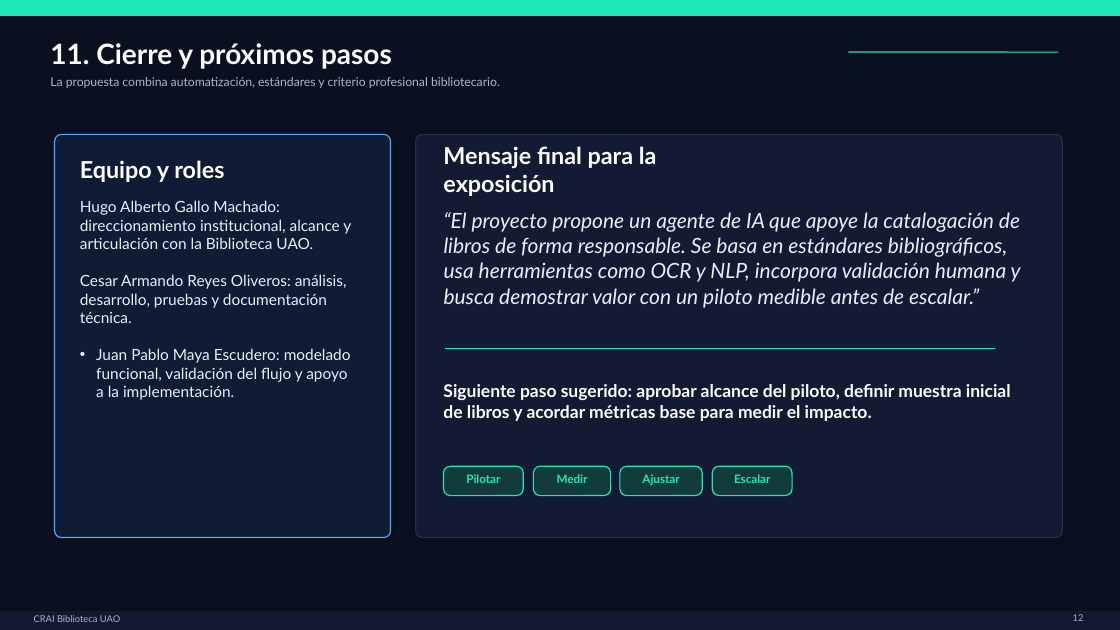
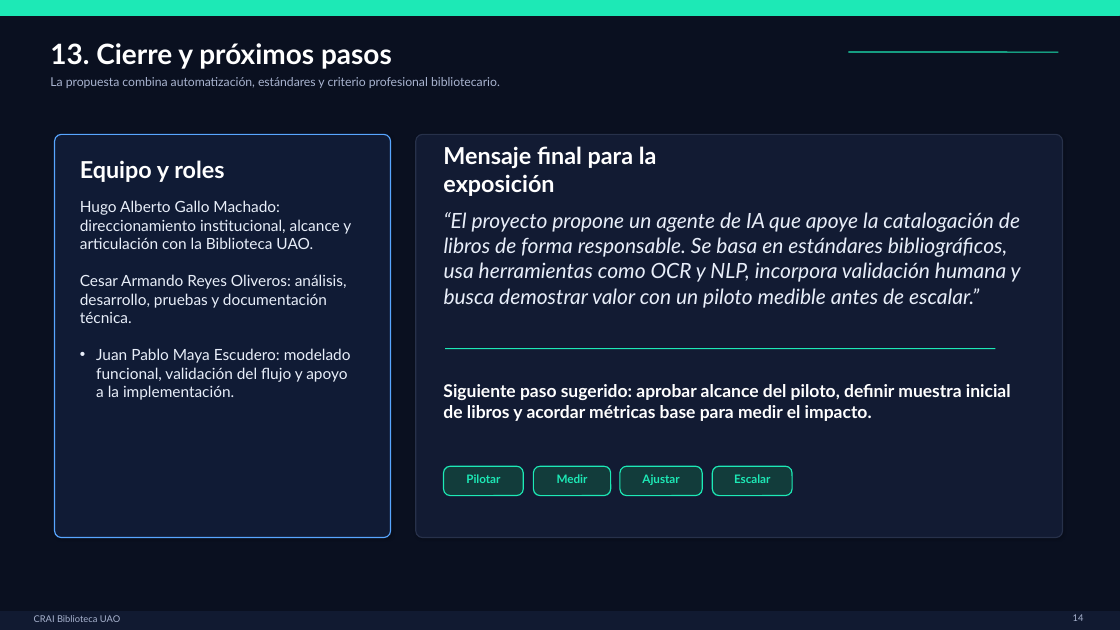
Before and after one commit to caesar-dat-com/ia-biblioteca-uao, a slide deck: slide 14 of Agente_IA_Biblioteca_UAO_empresarial_v2.pptx (slide 12 before the commit). Drawn at 1120x630 pixels with LibreOffice and Linux fonts; fonts in the diff are those of the drawing. Boxes give left, top, right and bottom in pixels: in the first picture for what was removed or moved away, otherwise in the second. Text is boxed around its words. In the diff, an @@ line names an element or a change of style, - is before the commit and + after.

```diff
--- a/Agente_IA_Biblioteca_UAO_empresarial_v2.pptx
+++ b/Agente_IA_Biblioteca_UAO_empresarial_v2.pptx
@@ text at [50,43,392,69]: text changed @@
-11. Cierre y próximos pasos
+13. Cierre y próximos pasos
@@ page number at [1073,614,1084,621]: text changed @@
-12
+14
```
Also in this commit, not shown: 2 other slides changed, 2 slides added, 1 other file.
